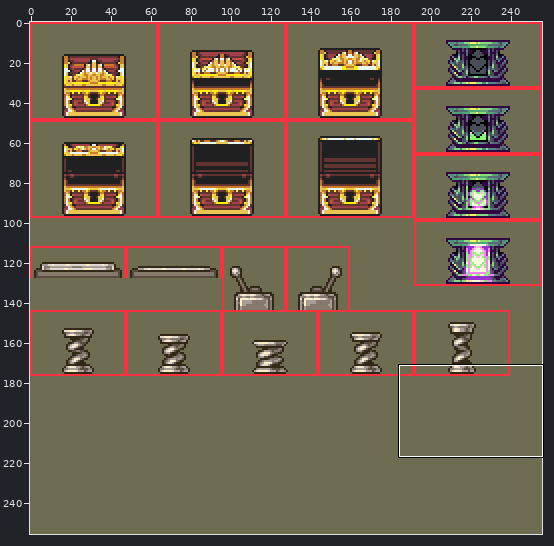
Sprite sheet: images/props/interactive-props.png. The picture above shows the old version from afar; the outline marks the close-up.
Close-up. As it was:
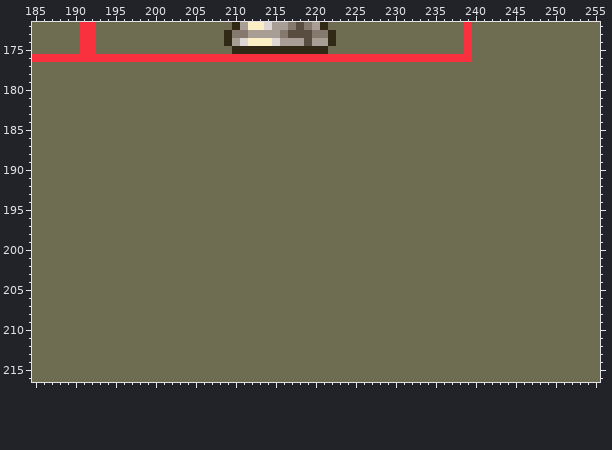
The file is 256x256 pixels. Colours within 5 levels of each other are drawn and written as one. Shown: x 185..255, y 172..216.
New version:
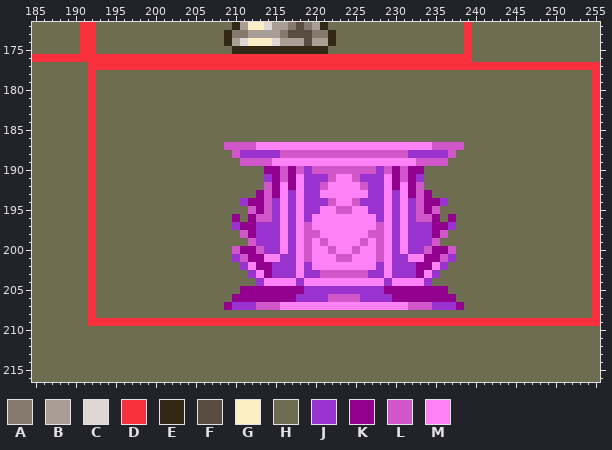
Palette (. is transparent): A #85796e  B #a99e96  C #dfd7d3  D #f9303d  E #312816  F #584d40  G #fceec5  H #6f6d51  J #9a32cf  K #92018e  L #d056ca  M #ff81f8
The edit:
Changed rows in their new state; - is an unchanged pixel.
first column x 192:
177 DDDDDDDDDDDDDDDDDDDDDDDDDDDDDDDDDDDDDDDDDDDDDDDDDDDDDDDDDDDDDDDD
178 D--------------------------------------------------------------D
179 D--------------------------------------------------------------D
180 D--------------------------------------------------------------D
181 D--------------------------------------------------------------D
182 D--------------------------------------------------------------D
183 D--------------------------------------------------------------D
184 D--------------------------------------------------------------D
185 D--------------------------------------------------------------D
186 D--------------------------------------------------------------D
187 D----------------LLLLMMMMMMMMMMMMMMMMMMMMMMLLLL----------------D
188 D-----------------LJJJJJLLLLLLLLLLLLLLLLJJJJJL-----------------D
189 D------------------LLLLMMMMMMMMMMMMMMMMMMLLLL------------------D
190 D---------------------KKLKLJLLLLLLLLJLKLKK---------------------D
191 D---------------------JKLKMJJJLMMLJJJMKLKJ---------------------D
192 D---------------------LKMKMJJLMMMMLJJMKMKL---------------------D
193 D--------------------KLKMJMJJMMMMMMJJMJMKLK--------------------D
194 D------------------JKKLJMJMJJJLMMLJJJMJMJLKKJ------------------D
195 D-------------------LKLJMJMJJMMLLMMJJMJMJLKL-------------------D
196 D-----------------K-KLLJMJMJMMMMMMMMJMJMJLLK-K-----------------D
197 D-----------------JKKJJJMJMLMMMMMMMMLMJMJJJKKJ-----------------D
198 D------------------LKJJJMJMLLMMMMMMLLMJMJJJKL------------------D
199 D-------------------LJJJMJMLMLMMMMLMLMJMJJJL-------------------D
200 D-----------------LKKLJJMJMLMMLMMLMMLMJMJJLKKL-----------------D
201 D-----------------JLKKMMJJMLMMMLLMMMLMJJMMKKLJ-----------------D
202 D------------------JMKKJJJMJMMMMMMMMJMJJJKKMJ------------------D
203 D-------------------JMKJJJMJJLLLLLLJJMJJJKMJ-------------------D
204 D--------------------JMMMMJMMMMMMMMMMJMMMMJ--------------------D
205 D------------------KKKKKKKKJJJJJJJJJJKKKKKKKK------------------D
206 D-----------------KKKKKKKKJJJJLLLLJJJJKKKKKKKK-----------------D
207 D----------------KJJJLLLMMMMMMMMMMMMMMMMLLLJJJK----------------D
208 D--------------------------------------------------------------D
209 DDDDDDDDDDDDDDDDDDDDDDDDDDDDDDDDDDDDDDDDDDDDDDDDDDDDDDDDDDDDDDDD
Changed places in both close-ups, as pixel boxes (x1, y1, x2, y2):
changed: (88, 62, 600, 326)
